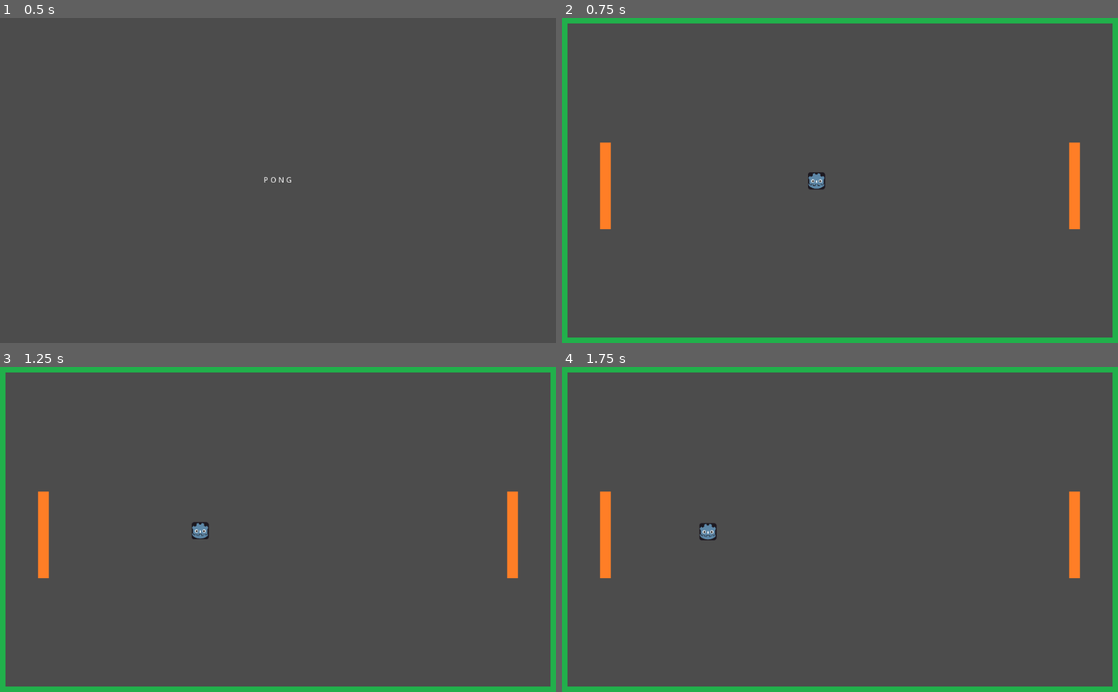
Above: before the commit, frames 1-4 (two rows, left to right).
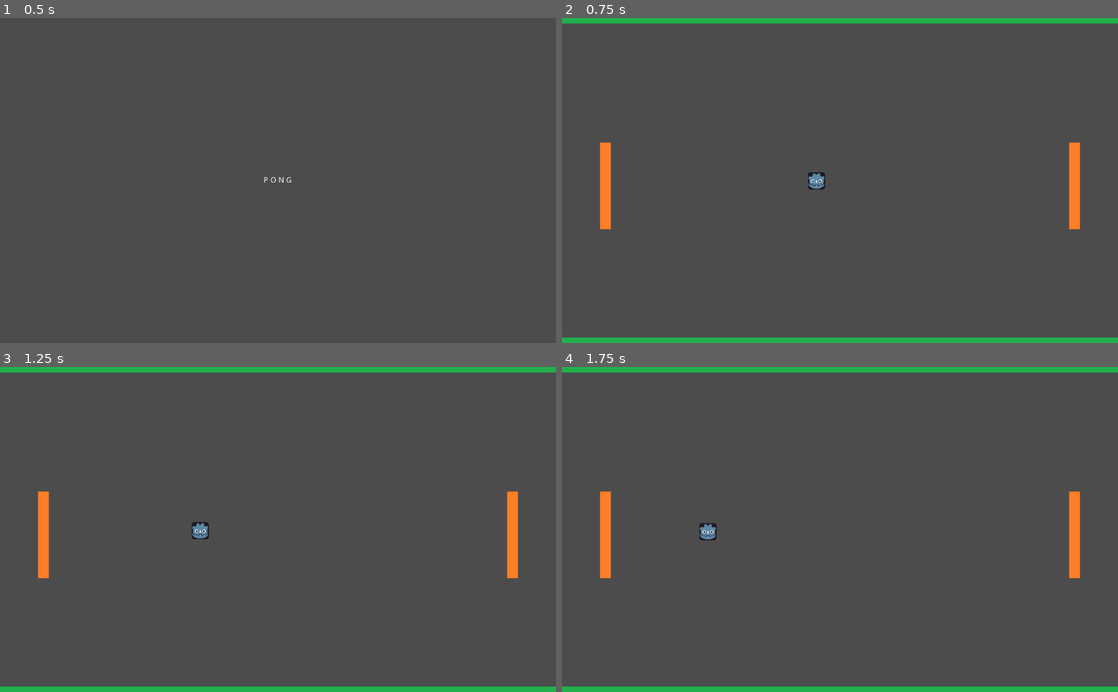
Above: after the commit, the same moments.

Repository: DanCorder/pong
Game: Godot game, scene res://title.tscn
The game is run twice, just before and just after one commit, with the same random seed, the same clock (stepped at 60 frames per second) and the same inputs.
Inputs:
- Up to frame 1 (0.5 s): no input
- Up to frame 2 (0.75 s): tap Enter (ui_accept) at 0.5 s; hold Enter (ui_accept) from 0.53 s (still down)
- Up to frame 3 (1.25 s): keep holding Enter (ui_accept)
- Up to frame 4 (1.75 s): release Enter (ui_accept) at 1.28 s; tap Enter (ui_accept) at 1.35, 1.52 s

Frame 1 is identical in both runs. In frame 2, 1.9% of the frame differs, in the area x 0-100%, y 1-99%; in frame 3, 1.9%; in frame 4, 1.9%.

Commit message:
feat: scoring works

Diff:
--- /dev/null
+++ b/court.gd
@@ -0,0 +1,14 @@
+extends Node2D
+
+var leftScore = 0
+var rightScore = 0
+
+func _on_leftWall_side_wall_hit():
+	rightScore += 1
+	$rightScoreLabel.text = String(rightScore)
+	print('Score: ' + String(leftScore) + ':' + String(rightScore))
+
+func _on_rightWall_side_wall_hit():
+	leftScore += 1
+	$leftScoreLabel.text = String(leftScore)
+	print('Score: ' + String(leftScore) + ':' + String(rightScore))
--- a/court.tscn
+++ b/court.tscn
@@ -1,15 +1,15 @@
-[gd_scene load_steps=5 format=2]
+[gd_scene load_steps=6 format=2]
 
 [ext_resource path="res://assets/court/wall.png" type="Texture" id=1]
 [ext_resource path="res://assets/fonts/EdgeOfTheGalaxyRegular_80.tres" type="DynamicFont" id=2]
+[ext_resource path="res://court.gd" type="Script" id=3]
+[ext_resource path="res://sideWall.tscn" type="PackedScene" id=4]
 
 [sub_resource type="RectangleShape2D" id=1]
 extents = Vector2( 522, 10 )
 
-[sub_resource type="RectangleShape2D" id=2]
-extents = Vector2( 10, 310 )
-
 [node name="Court" type="Node2D"]
+script = ExtResource( 3 )
 
 [node name="top wall" type="StaticBody2D" parent="."]
 position = Vector2( 512, 0 )
@@ -31,33 +31,13 @@
 [node name="CollisionShape2D" type="CollisionShape2D" parent="bottom wall"]
 shape = SubResource( 1 )
 
-[node name="left wall" type="StaticBody2D" parent="."]
-position = Vector2( 0, 300 )
-
-[node name="Sprite" type="Sprite" parent="left wall"]
-scale = Vector2( 20, 620 )
-texture = ExtResource( 1 )
-
-[node name="CollisionShape2D" type="CollisionShape2D" parent="left wall"]
-shape = SubResource( 2 )
-
-[node name="right wall" type="StaticBody2D" parent="."]
-position = Vector2( 1024, 300 )
-
-[node name="Sprite" type="Sprite" parent="right wall"]
-scale = Vector2( 20, 620 )
-texture = ExtResource( 1 )
-
-[node name="CollisionShape2D" type="CollisionShape2D" parent="right wall"]
-shape = SubResource( 2 )
-
 [node name="leftScoreLabel" type="Label" parent="."]
 margin_left = 282.0
 margin_top = 60.0
 margin_right = 482.0
 margin_bottom = 150.0
 custom_fonts/font = ExtResource( 2 )
-text = "3"
+text = "0"
 align = 1
 __meta__ = {
 "_edit_use_anchors_": false
@@ -69,8 +49,15 @@
 margin_right = 742.0
 margin_bottom = 150.0
 custom_fonts/font = ExtResource( 2 )
-text = "2"
+text = "0"
 align = 1
 __meta__ = {
 "_edit_use_anchors_": false
 }
+
+[node name="leftWall" parent="." instance=ExtResource( 4 )]
+
+[node name="rightWall" parent="." instance=ExtResource( 4 )]
+position = Vector2( 1024, 0 )
+[connection signal="side_wall_hit" from="leftWall" to="." method="_on_leftWall_side_wall_hit"]
+[connection signal="side_wall_hit" from="rightWall" to="." method="_on_rightWall_side_wall_hit"]
--- a/game.gd
+++ b/game.gd
@@ -1,6 +1,8 @@
 extends Node2D
 
 var ballSpeed = 200
+var leftScore = 0
+var rightScore = 0
 
 func _ready():
 	randomize()
--- /dev/null
+++ b/sideWall.gd
@@ -0,0 +1,6 @@
+extends Area2D
+
+signal side_wall_hit
+
+func _on_SideWall_body_entered(body):
+	emit_signal('side_wall_hit')
--- /dev/null
+++ b/sideWall.tscn
@@ -0,0 +1,14 @@
+[gd_scene load_steps=3 format=2]
+
+[ext_resource path="res://sideWall.gd" type="Script" id=1]
+
+[sub_resource type="RectangleShape2D" id=1]
+extents = Vector2( 10, 288 )
+
+[node name="SideWall" type="Area2D"]
+script = ExtResource( 1 )
+
+[node name="CollisionShape2D" type="CollisionShape2D" parent="."]
+position = Vector2( 0, 300 )
+shape = SubResource( 1 )
+[connection signal="body_entered" from="." to="." method="_on_SideWall_body_entered"]
